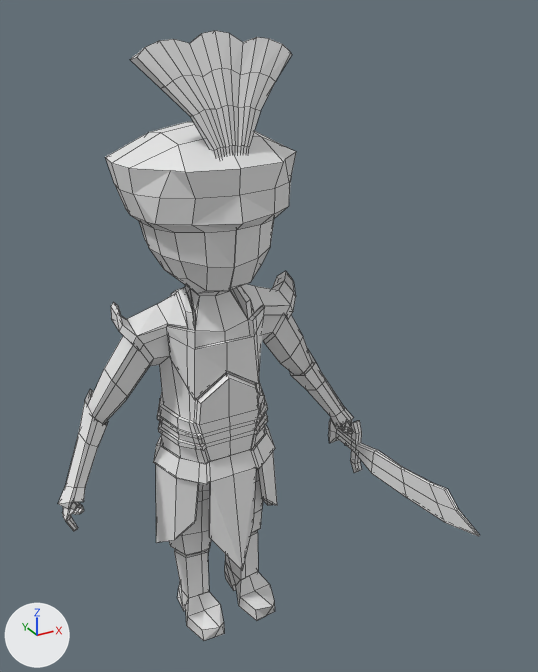
An edit to the Blender file Map/Assets/Models/Persian_warrior/Persian_warrior_advance.blend, drawn before and after from the same camera.
One viewpoint serves both versions: a 50 mm camera at (-1.09, -3.31, 1.41) aimed at (0.1, -1.16, 0.33). Every picture has the same lights, and +X, +Y and +Z are marked at lower left. Mesh edges are drawn as thin lines.

Names of what the first picture shows: 'Persian'.
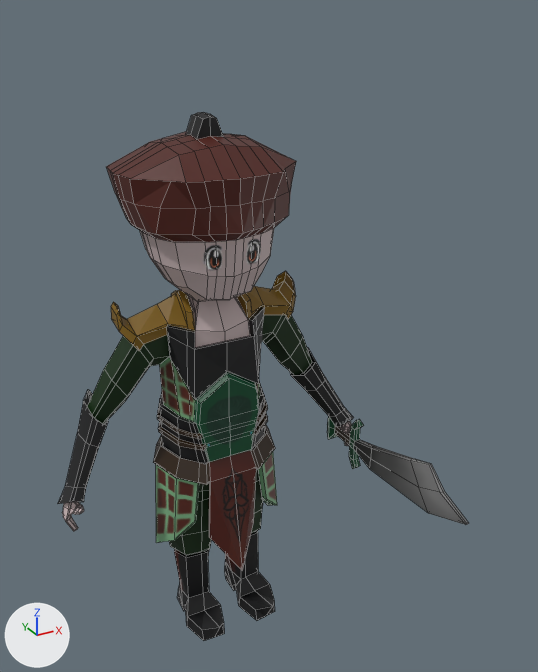
The newer file is also turned or shifted as a whole; pictures and numbers use the older file's frame.

Location of each change, (x1, y1, x2, y2) in pixels of the pictures (538 x 672 px; the box of a moved part takes in the faces that stretch with it):
'Persian', reshaped (13% shorter): before (58, 31, 480, 641); after (58, 112, 469, 641)
part 1 of me_cube_002, deleted: before (130, 31, 292, 158)
part 2 of me_cube_002, moved or reshaped: before (105, 122, 296, 329); after (106, 112, 296, 332)
part 3 of me_cube_002, moved or reshaped: before (307, 348, 480, 536); after (307, 347, 469, 525)
part 4 of me_cube_002, moved or reshaped: before (85, 389, 93, 406); after (83, 390, 93, 406)
part 5 of me_cube_002, deleted: before (185, 572, 270, 623)
part 6 of me_cube_002, recoloured: (58, 271, 353, 641) in both

The change, as a list of edits to the scene's bpy script:
```text
Add img_persian_warrior_textures_advance_jpg:
    img_persian_warrior_textures_advance_jpg = load_image('Persian_warrior_textures_advance.jpg', 'Persian_warrior_textures_advance.jpg', 1024, 1024, 'sRGB')
Add mat_persian_warrior_textures_advance_jpg:
    mat_persian_warrior_textures_advance_jpg = principled_material('Persian_warrior_textures_advance.jpg')
    mat_persian_warrior_textures_advance_jpg.texture = img_persian_warrior_textures_advance_jpg
Change me_cube_002:
    used by ob_persian; location = (0.599, -0.983, -0.377)
    remove me_cube_002.from_pydata(...)  # 1324 vertices, 1356 faces, 6 loose edges; spans x -1.27..0.07, y -0.81..0.38, z -0.69..1.72
    add me_cube_002.from_pydata(...)  # 1264 vertices, 1264 faces; spans x -1.27..0.07, y -0.74..0.38, z -0.69..1.46
    me_cube_002 part 1: the loose piece of 130 vertices spanning x -0.89..-0.31, y -0.11..0.02, z 1.27..1.72 is deleted
    me_cube_002 part 2: 9 vertices moved from x -0.74..-0.46, y 0.01..0.3, z 0.72..1.01 to x -0.73..-0.47, y 0.03..0.3, z 0.72..0.97; 130 vertices removed from x -0.93..-0.26, y -0.17..0.38, z 0.68..1.42; 230 vertices added at x -0.93..-0.26, y -0.17..0.38, z 0.71..1.46
    me_cube_002 part 3: 16 vertices moved from x -0.15..0.02, y -0.07..0.24, z 0.05..0.44 to x -0.14..0.03, y -0.07..0.25, z 0.05..0.44; 86 vertices removed from x -0.03..0.03, y -0.81..0.13, z -0.1..0.15; 78 vertices added at x -0.02..0.04, y -0.74..0.16, z -0.1..0.19
    me_cube_002 part 4: 7 vertices moved from x -1.23..-1.05, y 0.1..0.24, z 0.09..0.44 to x -1.23..-1.06, y 0.1..0.25, z 0.09..0.44; 2 vertices removed from x -1.23..-1.2, y 0.1, z 0.09..0.11; 2 vertices added at x -1.23..-1.21, y 0.1, z 0.08..0.11
    me_cube_002 part 5: 8 vertices removed from x -0.77..-0.42, y 0.05..0.06, z -0.59..-0.58
    me_cube_002 part 6: 900 faces spanning x -1.27..0.07, y -0.16..0.32, z -0.69..0.85 switch from no material to mat_persian_warrior_textures_advance_jpg (picture img_persian_warrior_textures_advance_jpg)
```
